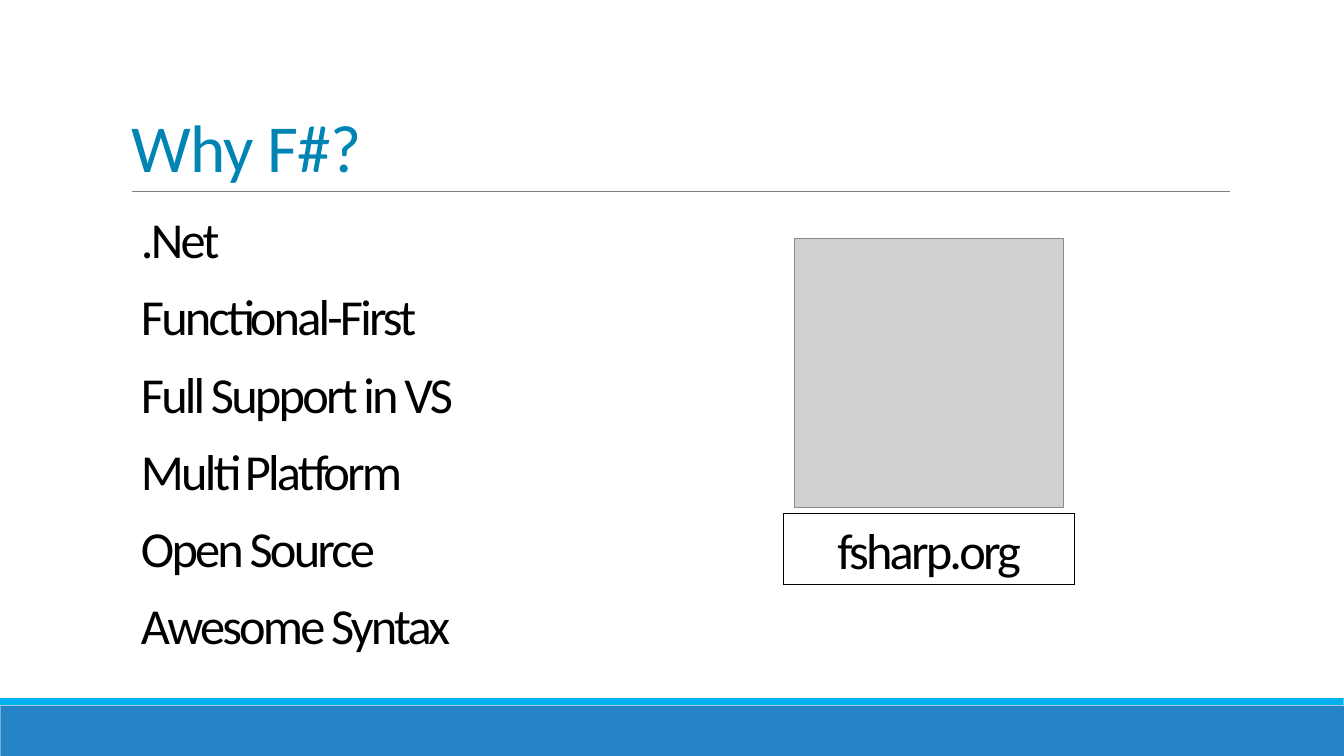
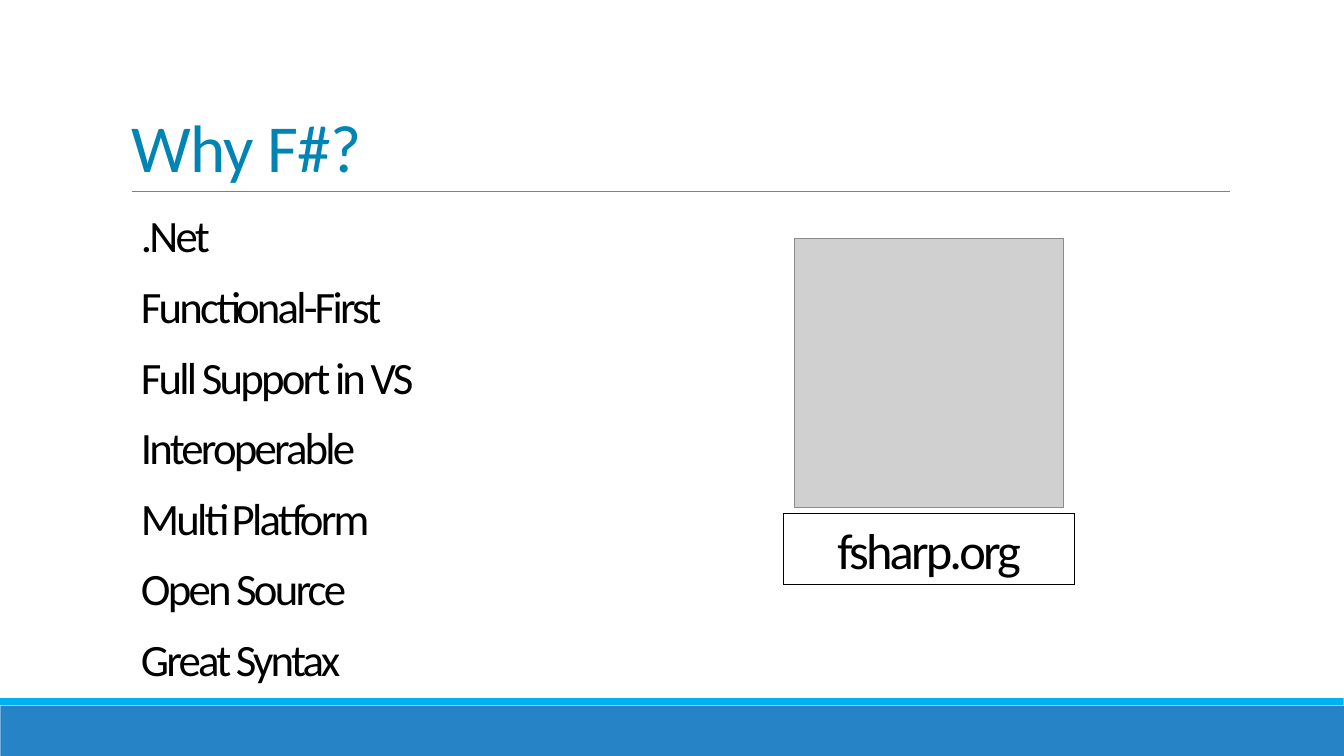
Before and after one commit to jorgef/fivereasons, a slide deck: slide 4 of FiveReasons.pptx. Drawn at 1344x756 pixels with LibreOffice and Linux fonts; fonts in the diff are those of the drawing; grey boxes stand for pictures. Boxes give left, top, right and bottom in pixels: in the first picture for what was removed or moved away, otherwise in the second. Text is boxed around its words. In the diff, an @@ line names an element or a change of style, - is before the commit and + after.

```diff
--- a/FiveReasons.pptx
+++ b/FiveReasons.pptx
@@ text at (141, 223, 414, 613): size 36 to 32 pt in ".Net", "Functional-First", "Full Support in VS", "Multi Platform" and 1 more places @@
@@ text at (141, 433, 355, 472): paragraph added @@
+Interoperable
@@ text at (141, 647, 340, 684): text changed; size 36 to 32 pt @@
-Awesome Syntax
+Great Syntax
```
Also in this commit, not shown: 3 other slides changed, 10 slides removed, 4 other files.
